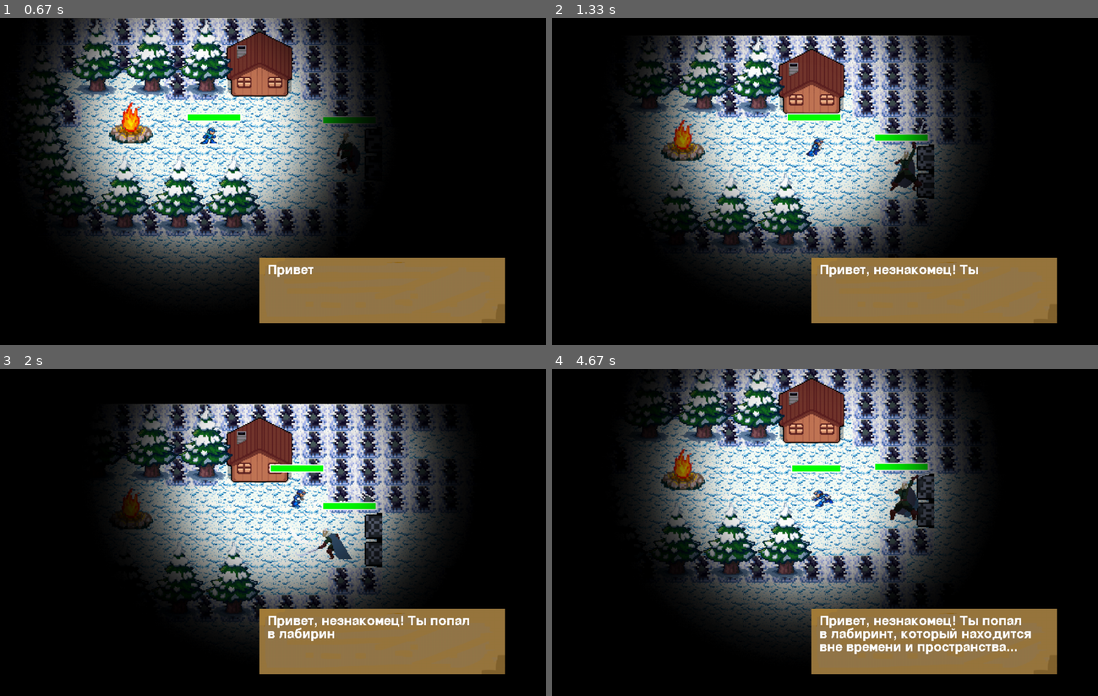
Above: before the commit, frames 1-4 (two rows, left to right).
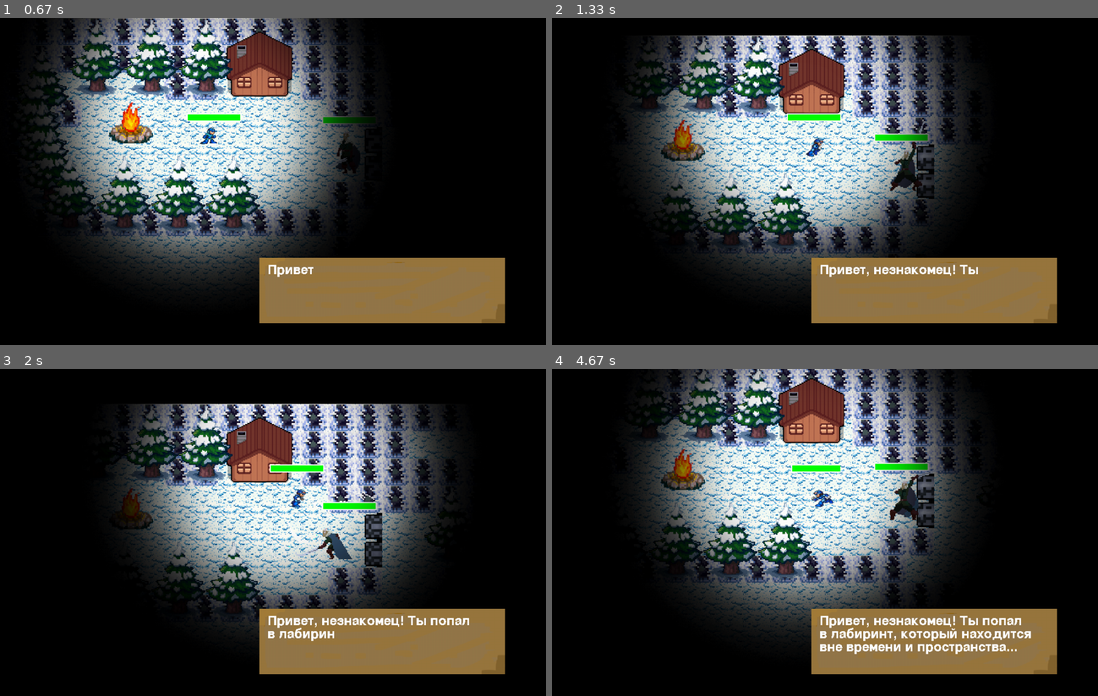
Above: after the commit, the same moments.

Repository: Gigirka/pygame
Game: pygame game, started from 123.py
Same seed, same stepped clock (60 frames per second), same inputs: the game is played once before the commit and once after it.
Inputs (mouse positions are in pixels of both pictures, inside the frame that each line leads up to):
- Up to frame 1 (0.67 s): click (273, 103) at 0.38 s
- Up to frame 2 (1.33 s): hold Right 0.67-1.13 s; move the mouse to (803, 194) at 0.7 s; hold Up from 1.17 s (still down)
- Up to frame 3 (2 s): release Up at 1.47 s; hold Right 1.5-1.97 s
- Up to frame 4 (4.67 s): hold Left 2-2.53 s; hold Down 2.57-2.87 s; hold Left 2.9-3.3 s; hold Up 3.33-3.7 s; hold Right 3.73-4.37 s; hold Down from 4.4 s (still down)

Frame 1 is identical in both runs. In frame 2, 0.2% of the frame differs, in the area x 67-70%, y 39-55%; in frame 3, 0.2%; in frame 4, 0.2%, in the area x 67-70%, y 33-48%.

Commit message:
Небольшое изменение локации + удалил ненужные картинки из data

Diff:
--- a/123.py
+++ b/123.py
@@ -130,7 +130,7 @@
 level = load_level('map0.txt')
 
 blocks = []
-for i in range(100, 130):
+for i in range(100, 107):
     blocks.append(pygame.transform.scale(load_image(f'blocks/image_part_{i}.png'), (50, 50)))
 
 tile_images = {
@@ -556,7 +556,7 @@
 enemy2 = Enemy(1100, 160, (255, 256))
 bonfire = DecorCreate(4, 3, 'bonfire.png', (80, 80))
 house = DecorCreate(8.3, 0.5, 'wooden_house.png', (120, 120))
-big_trees = [(0, 1), (2, 0), (4, 0), (6, 0), (19, 3), (-0.3, 2), (0, 3),
+big_trees = [(0, 1), (2, 0), (4, 0), (6, 0), (19, 3), (15, 3),  (-0.3, 2), (0, 3),
              (0.3, 4), (3, 5), (5, 5), (7, 5), (1, 5), (21, 7)]  # Массив с координатами деревьев
 for e in big_trees:  # Проходимся по массиву и создаём деревья
     new_tree = DecorCreate(e[0], e[1], 'winter_tree.png', (150, 150))
Binary file removed: data/blocks/image_part_107.png
Binary file removed: data/blocks/image_part_108.png
Binary file removed: data/blocks/image_part_109.png
Binary file removed: data/blocks/image_part_110.png
Binary file removed: data/blocks/image_part_111.png
Binary file removed: data/blocks/image_part_112.png
Binary file removed: data/blocks/image_part_113.png
Binary file removed: data/blocks/image_part_114.png
Binary file removed: data/blocks/image_part_115.png
Binary file removed: data/blocks/image_part_116.png
Binary file removed: data/blocks/image_part_117.png
Binary file removed: data/blocks/image_part_118.png
(and 107 more such lines)
